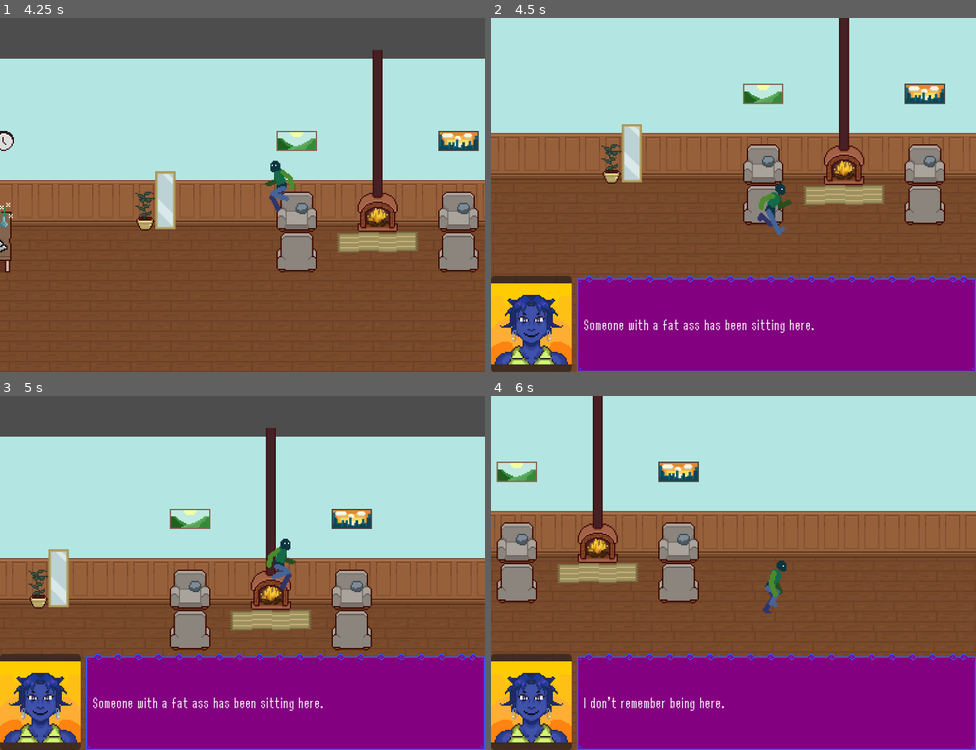
Above: before the commit, frames 1-4 (two rows, left to right).
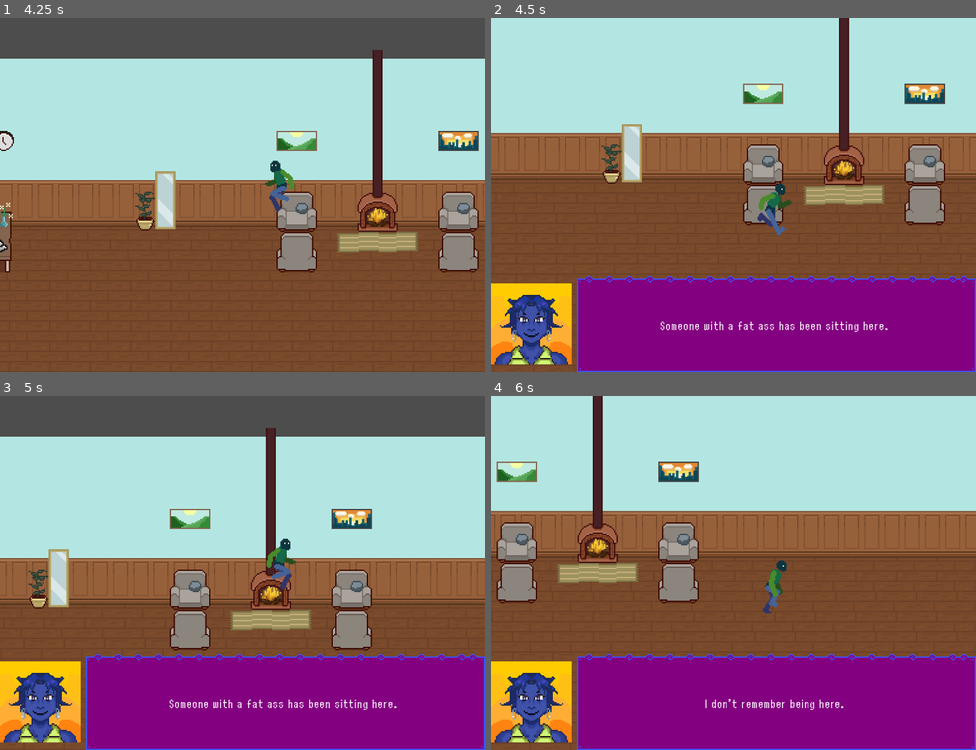
Above: after the commit, the same moments.

Repository: nisaturk/mirrorfixer-prototype
Game: Godot game, scene res://scenes/game.tscn
Two runs of this game, one before a commit and one after it. Both use one fixed random seed, a clock stepped at 60 frames per second and the inputs below.
Inputs (mouse positions are in pixels of both pictures, inside the frame that each line leads up to):
- Up to frame 1 (4.25 s): move the mouse to (218, 265) at 0.52 s; hold E (interact) 0.53-1.28 s; hold Right (move_right) 0.53-2.03 s; click (218, 265) at 0.67 s; tap Up (jump) at 0.77, 1.52, 3.02, 3.77 s; move the mouse to (388, 248) at 1.27 s; tap E (interact) at 1.35, 2.85 s; move the mouse to (97, 141) at 2.02 s; hold E (interact) 2.03-2.78 s; hold Left (move_left) from 2.03 s (still down); move the mouse to (266, 195) at 2.77 s; click (266, 195) at 2.92 s; move the mouse to (169, 106) at 3.52 s; hold E (interact) from 3.53 s (still down)
- Up to frame 2 (4.5 s): move the mouse to (840, 177) at 4.27 s; release Left (move_left) at 4.28 s; release E (interact) at 4.28 s; hold Right (move_right) from 4.28 s (still down); tap E (interact) at 4.35 s
- Up to frame 3 (5 s): keep holding Right (move_right); tap Up (jump) at 4.52 s
- Up to frame 4 (6 s): keep holding Right (move_right); move the mouse to (636, 590) at 5.02 s; hold E (interact) 5.03-5.78 s; click (636, 590) at 5.17 s; move the mouse to (782, 495) at 5.77 s; tap E (interact) at 5.85 s

Frame 1 is identical in both runs. In frame 2, 1.4% of the frame differs, in the area x 0-82%, y 72-100%; in frame 3, 1.4%; in frame 4, 1.2%.

Commit message:
layout adjustments

Diff:
--- a/dialogue/dialogue-prototype.json
+++ b/dialogue/dialogue-prototype.json
@@ -46,10 +46,10 @@
 	"type": "choice",
 	"text": "What do you need?",
 	"options": [
-	  { "text": "Who are you?", "next_id": "chat1" },
-	  { "text": "Where am I?", "next_id": "chat2" },
-	  { "text": "Can I pass through?", "next_id": "chat3" },
-	  { "text": "Nevermind.", "next_id": "end"}
+	  { "text": "✦ Who are you?", "next_id": "chat1" },
+	  { "text": "✦ Where am I?", "next_id": "chat2" },
+	  { "text": "✦ Can I pass through?", "next_id": "chat3" },
+	  { "text": "✦ Nevermind.", "next_id": "end"}
 	]
   },
 
@@ -63,8 +63,8 @@
 	"type": "choice",
 	"text": "Oh, here we go again. Have you been drinking?",
 	"options": [
-	  { "text": "Yes, I think...", "next_id": "chat1_3" },
-	  { "text": "What?? No. I don't drink.", "next_id": "chat1_3" },
+	  { "text": "✦ Yes, I think...", "next_id": "chat1_3" },
+	  { "text": "✦ What?? No. I don't drink.", "next_id": "chat1_3" },
 	]
   },
 
@@ -78,8 +78,8 @@
 	"type": "choice",
 	"text": "And let me guess... You're Miss Aligned?",
 	"options": [
-	  { "text": "Oh, ha ha. You're funny.", "next_id": "miss_manager_greet" },
-	  { "text": "More like Miss Erable...", "next_id": "chat1_5" },
+	  { "text": "✦ Oh, ha ha. You're funny.", "next_id": "miss_manager_greet" },
+	  { "text": "✦ More like Miss Erable...", "next_id": "chat1_5" },
 	]
   },
   "chat1_5": {
@@ -104,8 +104,8 @@
 	"type": "choice",
 	"text": "Not now. You're missing it.",
 	"options": [
-	  { "text": "It? What is 'it'?", "next_id": "chat3_2" },
-	  { "text": "I'll come back later.", "next_id": "end" },
+	  { "text": "✦ It? What is 'it'?", "next_id": "chat3_2" },
+	  { "text": "✦ I'll come back later.", "next_id": "end" },
 	]
   },
 
--- a/project.godot
+++ b/project.godot
@@ -10,7 +10,7 @@
 
 [application]
 
-config/name="mirrorfixer-prototype (Copy)"
+config/name="mirrorfixer-prototype"
 run/main_scene="uid://lkwtvc1psycb"
 config/features=PackedStringArray("4.5", "GL Compatibility")
 
--- a/scenes/DialogueUI.tscn
+++ b/scenes/DialogueUI.tscn
@@ -1,18 +1,74 @@
-[gd_scene load_steps=7 format=3 uid="uid://dttu5x0kixbi6"]
+[gd_scene load_steps=11 format=3 uid="uid://dttu5x0kixbi6"]
 
 [ext_resource type="Script" uid="uid://b2htyd0eu21ua" path="res://scripts/DialogueUI.gd" id="1_rc1id"]
 [ext_resource type="Texture2D" uid="uid://dpl3hp1goeo7k" path="res://assets/ui/dialogue_box_texture.tres" id="2_rmr67"]
 [ext_resource type="FontFile" uid="uid://by8f628mb0ucf" path="res://assets/ui/retganon.ttf" id="3_7de8d"]
 
+[sub_resource type="StyleBoxFlat" id="StyleBoxFlat_rmr67"]
+content_margin_left = 4.0
+content_margin_top = 4.0
+content_margin_right = 4.0
+content_margin_bottom = 4.0
+bg_color = Color(0.1, 0.1, 0.1, 0.3)
+corner_radius_top_left = 3
+corner_radius_top_right = 3
+corner_radius_bottom_right = 3
+corner_radius_bottom_left = 3
+corner_detail = 5
+
+[sub_resource type="StyleBoxFlat" id="StyleBoxFlat_7de8d"]
+content_margin_left = 4.0
+content_margin_top = 4.0
+content_margin_right = 4.0
+content_margin_bottom = 4.0
+bg_color = Color(1, 1, 1, 0.75)
+draw_center = false
+border_width_left = 2
+border_width_top = 2
+border_width_right = 2
+border_width_bottom = 2
+corner_radius_top_left = 3
+corner_radius_top_right = 3
+corner_radius_bottom_right = 3
+corner_radius_bottom_left = 3
+corner_detail = 5
+expand_margin_left = 2.0
+expand_margin_top = 2.0
+expand_margin_right = 2.0
+expand_margin_bottom = 2.0
+
+[sub_resource type="StyleBoxEmpty" id="StyleBoxEmpty_7de8d"]
+
 [sub_resource type="StyleBoxEmpty" id="StyleBoxEmpty_rmr67"]
+
+[sub_resource type="StyleBoxEmpty" id="StyleBoxEmpty_nmtye"]
 
 [sub_resource type="Theme" id="Theme_rmr67"]
 default_font = ExtResource("3_7de8d")
 default_font_size = 16
+Button/colors/font_color = Color(0.875, 0.875, 0.875, 1)
+Button/colors/font_disabled_color = Color(0.875, 0.875, 0.875, 0.5)
+Button/colors/font_focus_color = Color(0.95, 0.95, 0.95, 1)
+Button/colors/font_hover_color = Color(0.95, 0.95, 0.95, 1)
+Button/colors/font_hover_pressed_color = Color(1, 1, 1, 1)
 Button/colors/font_outline_color = Color(0, 0, 0, 1)
+Button/colors/font_pressed_color = Color(1, 1, 1, 1)
+Button/colors/icon_disabled_color = Color(1, 1, 1, 0.4)
+Button/colors/icon_focus_color = Color(1, 1, 1, 1)
+Button/colors/icon_hover_color = Color(1, 1, 1, 1)
+Button/colors/icon_hover_pressed_color = Color(1, 1, 1, 1)
+Button/colors/icon_normal_color = Color(1, 1, 1, 1)
+Button/colors/icon_pressed_color = Color(1, 1, 1, 1)
+Button/constants/align_to_largest_stylebox = 0
+Button/constants/h_separation = 4
+Button/constants/icon_max_width = 0
+Button/constants/outline_size = 0
 Button/font_sizes/font_size = 12
-Button/styles/hover = null
+Button/styles/disabled = SubResource("StyleBoxFlat_rmr67")
+Button/styles/focus = SubResource("StyleBoxFlat_7de8d")
+Button/styles/hover = SubResource("StyleBoxEmpty_7de8d")
 Button/styles/normal = SubResource("StyleBoxEmpty_rmr67")
+Button/styles/pressed = SubResource("StyleBoxEmpty_nmtye")
 
 [sub_resource type="Theme" id="Theme_rc1id"]
 
@@ -30,6 +86,8 @@
 [node name="PortraitBox" type="PanelContainer" parent="MainLayout"]
 custom_minimum_size = Vector2(64, 64)
 layout_mode = 2
+size_flags_horizontal = 4
+size_flags_vertical = 4
 
 [node name="PortraitTexture" type="TextureRect" parent="MainLayout/PortraitBox"]
 layout_mode = 2
@@ -53,10 +111,13 @@
 anchors_preset = 15
 anchor_right = 1.0
 anchor_bottom = 1.0
-offset_top = 2.0
-offset_bottom = 2.0
+offset_left = 1.0
+offset_top = 5.0
+offset_right = 1.0
+offset_bottom = 20.0
 grow_horizontal = 2
 grow_vertical = 2
+scale = Vector2(0.98846734, 0.7700071)
 theme = SubResource("Theme_rmr67")
 
 [node name="MarginContainer" type="MarginContainer" parent="MainLayout/ContentBox/MainLayoutContainer"]
@@ -73,8 +134,12 @@
 size_flags_vertical = 1
 theme_override_fonts/font = ExtResource("3_7de8d")
 theme_override_font_sizes/font_size = 12
+horizontal_alignment = 1
 vertical_alignment = 1
 autowrap_mode = 3
 
-[node name="ChoiceContainer" type="VBoxContainer" parent="MainLayout/ContentBox/MainLayoutContainer"]
+[node name="ChoiceContainer" type="GridContainer" parent="MainLayout/ContentBox/MainLayoutContainer"]
+custom_minimum_size = Vector2(0, 64)
 layout_mode = 2
+size_flags_horizontal = 4
+columns = 2
